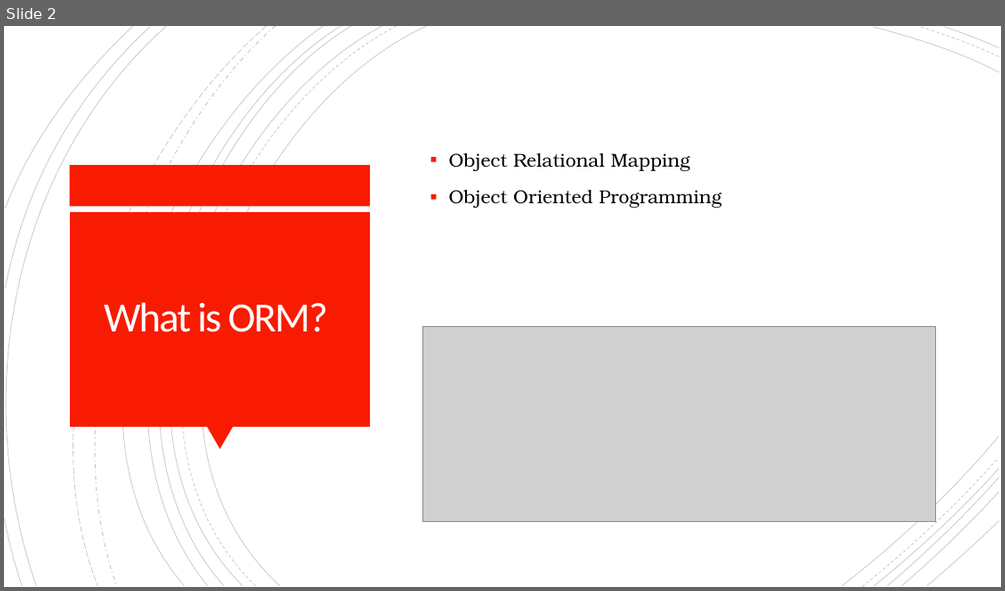
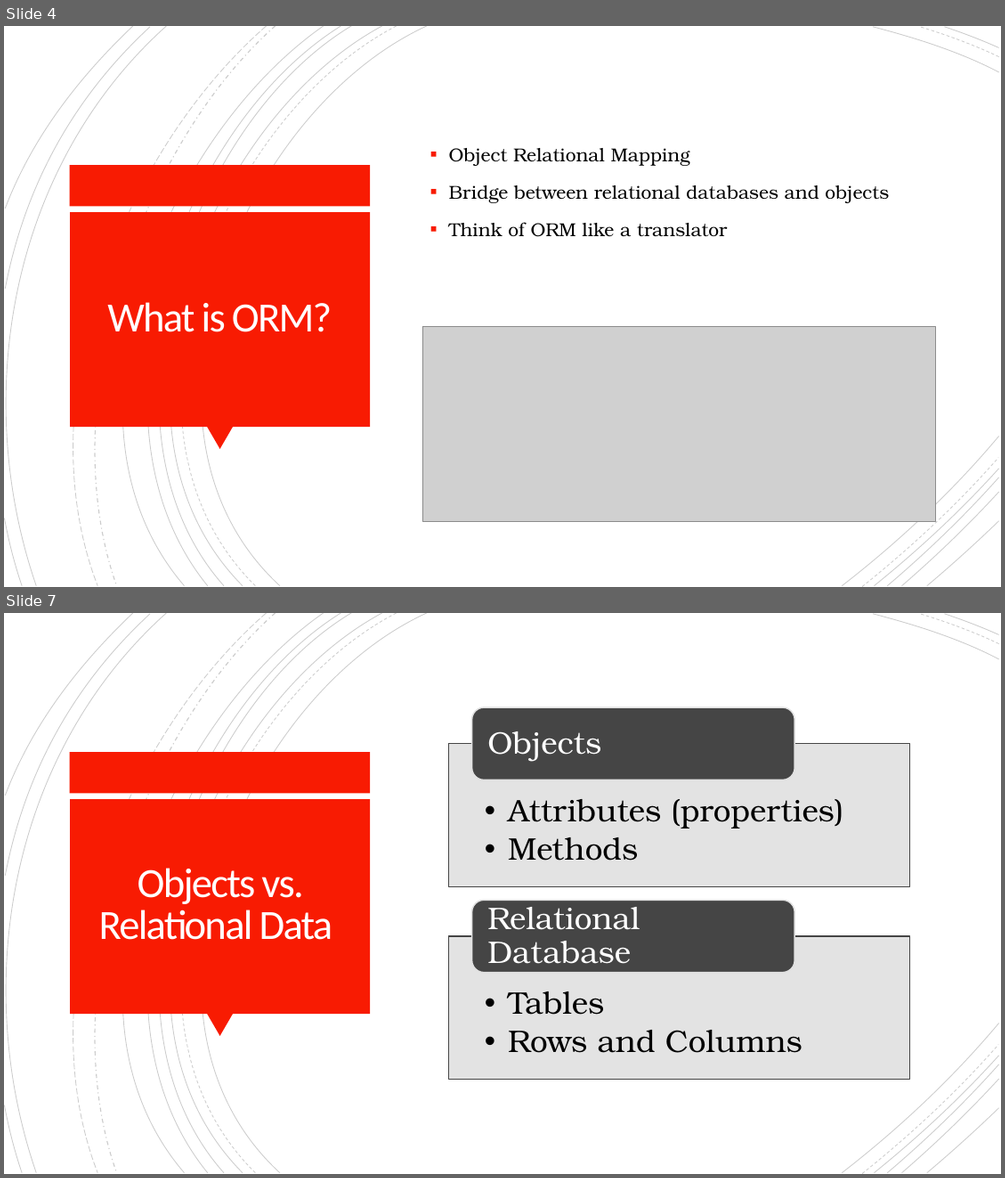
Before and after one commit to isjxn/ORM-Barcamp, a slide deck: ORM_Barcamp_Presentation.pptx. Shown one above the other, each under a label of ours: slide 2 before the commit, slides 4 and 7 after it; the slides between them are not shown. The pictures are 1005x591 and 1005x1178 pixels, drawn with LibreOffice and Linux fonts; fonts in the diff are those of the drawing; grey boxes stand for pictures. Boxes give left, top, right and bottom in pixels: in the first picture for what was removed or moved away, otherwise in the second. Text is boxed around its words. In the diff, an @@ line names an element or a change of style, - is before the commit and + after.

```diff
--- a/ORM_Barcamp_Presentation.pptx
+++ b/ORM_Barcamp_Presentation.pptx
@@ slide 7 added at [4,613,1001,1174], background #FFFFFF; not listed: 18 template elements that a slide beside it also shows @@
@@ rectangle added at [70,752,371,793], fill #F81B02 @@
@@ rectangle added at [70,799,370,1013], fill #F81B02 @@
@@ title added at [99,868,333,940], 40 pt, text #FFFEFF @@
+Objects vs. Relational Data
@@ group added at [449,707,910,1078]: 4 texts, 2 rectangles, 2 rounded rectangles @@
+  • Attributes (properties)
+  • Methods
+Objects
+  • Tables
+  • Rows and Columns
+Relational Database
@@ triangle added at [207,1013,233,1037], fill #F81B02 @@
@@ freeform shape added at [842,1022,999,1172], outline #000000 0.75 pt @@
@@ freeform shape added at [874,1055,999,1172], outline #000000 0.75 pt @@
@@ freeform shape added at [887,1064,998,1172], outline #000000 0.75 pt @@
@@ what was slide 2 is now slide 4 @@
@@ slide 4 changed as well @@
@@ text at [449,185,889,237]: text changed @@
-▪ Object Oriented Programming
+▪ Bridge between relational databases and objects
+▪ Think of ORM like a translator
@@ title "What is ORM?": place and size @@
-title "What is ORM?" at [104,302,328,332]
+title "What is ORM?" at [107,302,332,332]
```
Also in this commit, not shown: 2 other slides changed, 12 other slides added, 3 slides removed, 1 other file.
